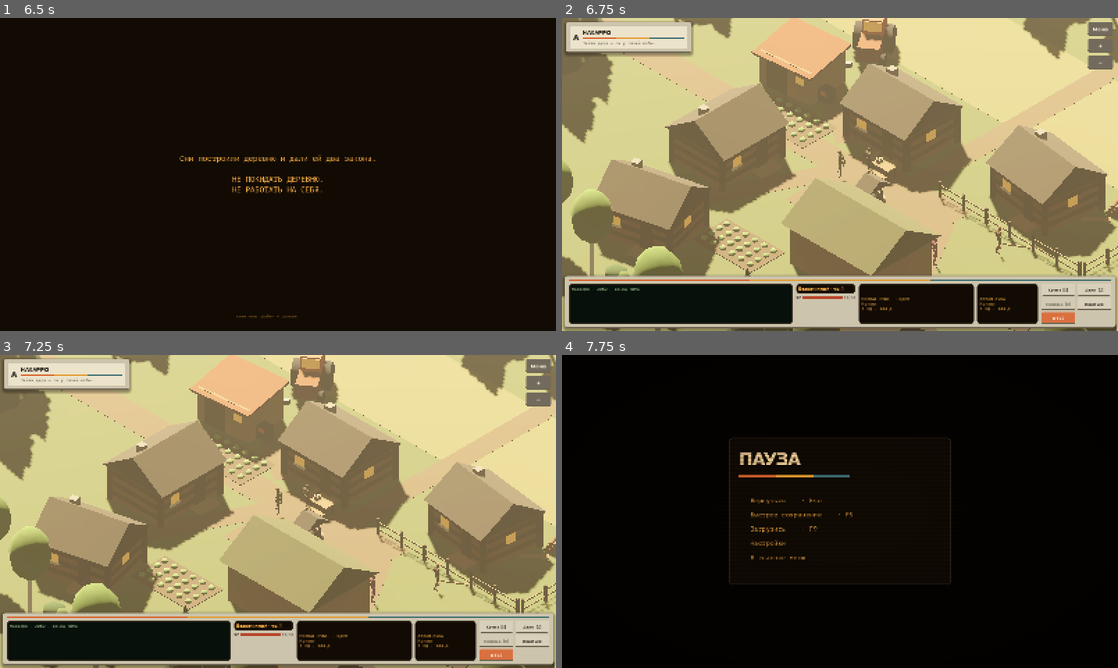
Above: before the commit, frames 1-4 (two rows, left to right).
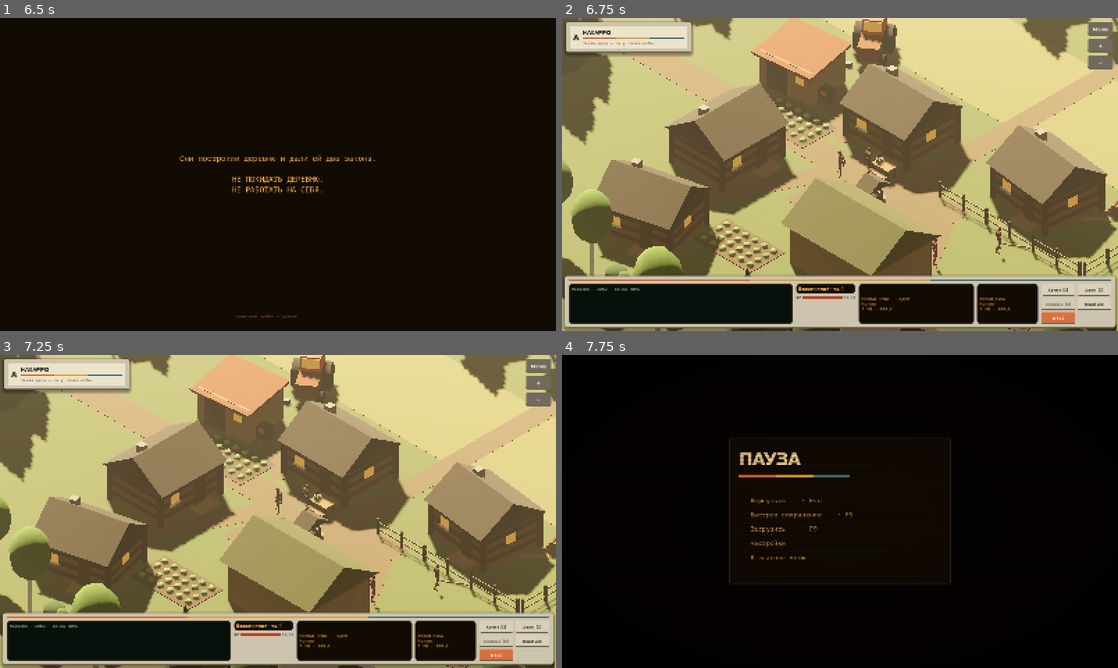
Above: after the commit, the same moments.

Repository: nerkusa/projectdoomsday
Game: Godot game, scene res://scenes/main.tscn
Same seed, same stepped clock (60 frames per second), same inputs: the game is played once before the commit and once after it.
Inputs (mouse positions are in pixels of both pictures, inside the frame that each line leads up to):
- Up to frame 1 (6.5 s): click "Новая игра" at 0.5 s; click "Готово — начать" at 1.25 s; tap Enter at 2, 3.5 s; move the mouse to (400, 158) at 2.02 s; tap I at 2.1 s; click (400, 158) at 2.17 s; tap Space at 2.27, 2.75, 3.02, 4.52, 5.27, 5.75, 6.02 s; move the mouse to (166, 190) at 2.77 s; hold A 2.78-3.53 s; tap C at 2.85 s; move the mouse to (333, 105) at 3.52 s; tap R at 3.6 s; move the mouse to (250, 237) at 4.27 s; tap Tab at 4.35 s; click (250, 237) at 4.42 s; move the mouse to (444, 221) at 5.02 s; hold A from 5.03 s (still down); tap 1 at 5.1 s; move the mouse to (111, 127) at 5.77 s; tap 9 at 5.85 s
- Up to frame 2 (6.75 s): keep holding A; tap Enter at 6.5, 6.6 s; move the mouse to (867, 174) at 6.52 s; click (867, 174) at 6.67 s
- Up to frame 3 (7.25 s): keep holding A
- Up to frame 4 (7.75 s): release A at 7.25 s; click "Меню" at 7.25 s

Frame 1 is identical in both runs. In frame 2, 23% of the frame differs, in the area x 0-100%, y 0-100%; in frame 3, 23%; in frame 4, nothing differs.

Commit message:
Тени героя: камера ближе, настройки теней солнца
Ортогональная камера висела в 60 м, и персонажи попадали в самый грубый
каскад теней: тень размывалась и отрывалась от ног. Камера теперь в 32 м
(картинка та же), у солнца меньше смещения теней и сглажены каскады.

Co-Authored-By: Claude Opus 5.5 <noreply@anthropic.com>
Claude-Session: https://claude.ai/code/session_01YajSCAyHcZtugJuAiengQs

Diff:
--- a/scenes/locations/nakharro.tscn
+++ b/scenes/locations/nakharro.tscn
@@ -102,7 +102,11 @@
 light_color = Color(1, 0.94509804, 0.8392157, 1)
 light_energy = 1.05
 shadow_enabled = true
-directional_shadow_max_distance = 80.0
+shadow_bias = 0.04
+shadow_normal_bias = 0.8
+shadow_blur = 0.6
+directional_shadow_blend_splits = true
+directional_shadow_max_distance = 70.0
 
 [node name="Ground" type="Node3D" parent="." unique_id=204106784]
 
--- a/scripts/main.gd
+++ b/scripts/main.gd
@@ -5,7 +5,9 @@
 	"nakharro": "res://scenes/locations/nakharro.tscn",
 }
 const CAM_DIR := Vector3(1, 1, 1)
-const CAM_DIST := 60.0
+## Камера ортогональная: расстояние не меняет картинку, но от него зависит
+## качество теней (чем дальше, тем грубее каскад теней солнца)
+const CAM_DIST := 32.0
 ## Скорость героя вне боя (м/с) и до какого расстояния он идёт шагом, а не бежит
 const WALK_SPEED := 1.8
 const RUN_SPEED := 4.2
